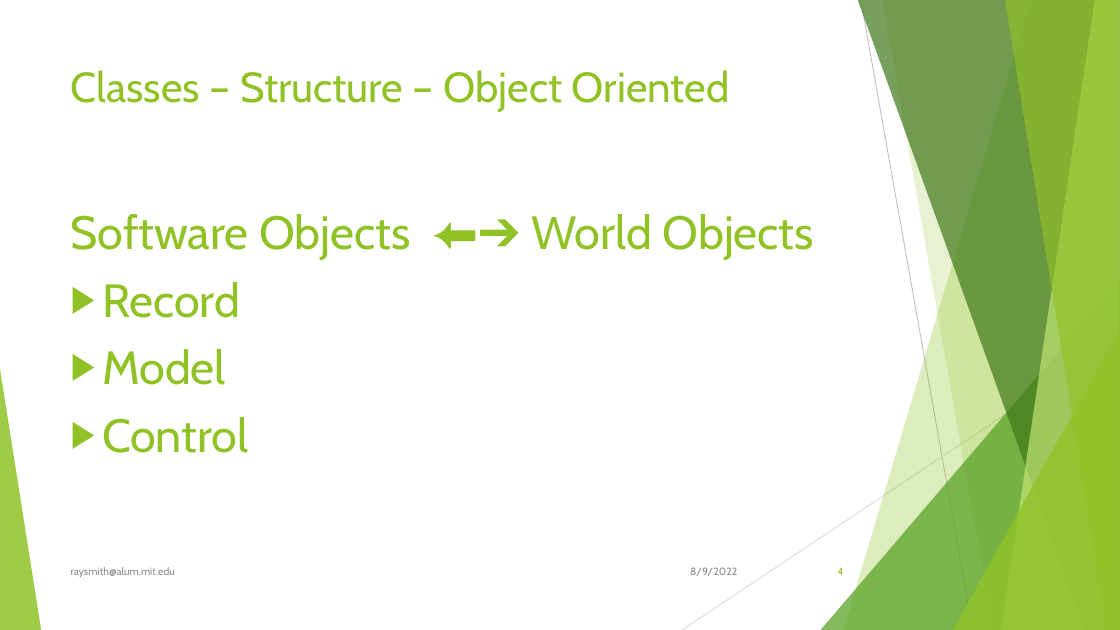
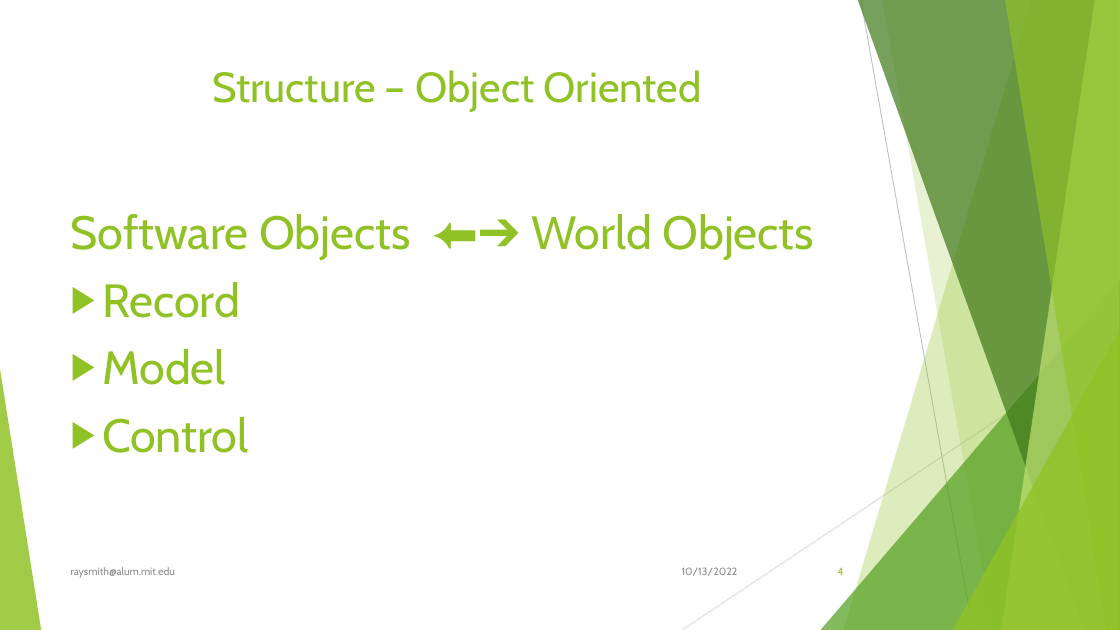
Before and after one commit to raysmith619/Introduction-To-Programming, a slide deck: slide 4 of presentation/Class_5_Classes/Class_5_Classes.pptx. Drawn at 1120x630 pixels with LibreOffice and Linux fonts; fonts in the diff are those of the drawing. Boxes give left, top, right and bottom in pixels: in the first picture for what was removed or moved away, otherwise in the second. Text is boxed around its words. In the diff, an @@ line names an element or a change of style, - is before the commit and + after.

Commit message:
Update based on Sept 2022 class

```diff
--- a/presentation/Class_5_Classes/Class_5_Classes.pptx
+++ b/presentation/Class_5_Classes/Class_5_Classes.pptx
@@ title at [212,70,702,112]: text changed @@
-Classes – Structure – Object Oriented
+Structure – Object Oriented
@@ text at [682,567,738,576]: text changed @@
-8/9/2022
+10/13/2022
```
Also in this commit, not shown: 28 other slides changed, 1 other file.
